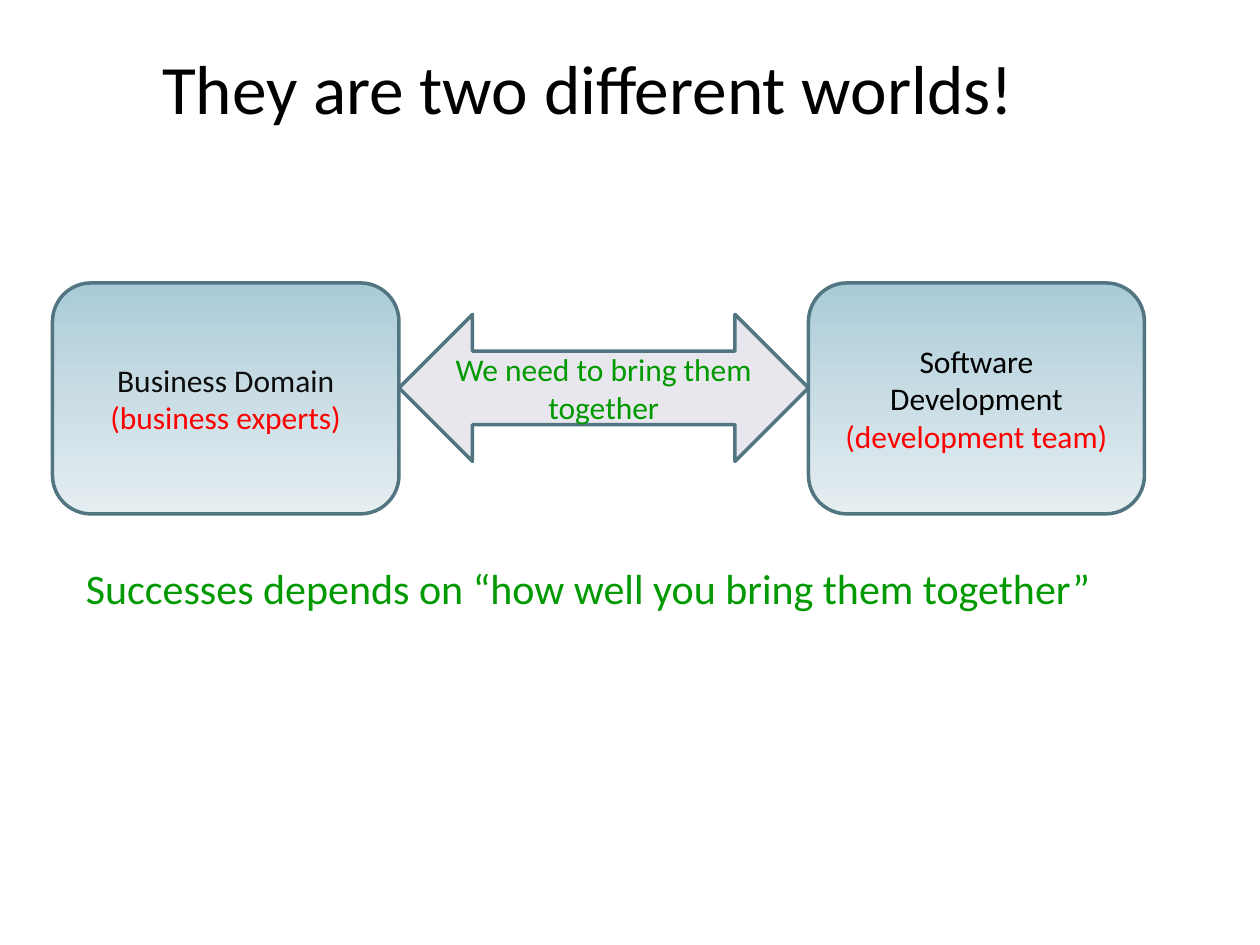
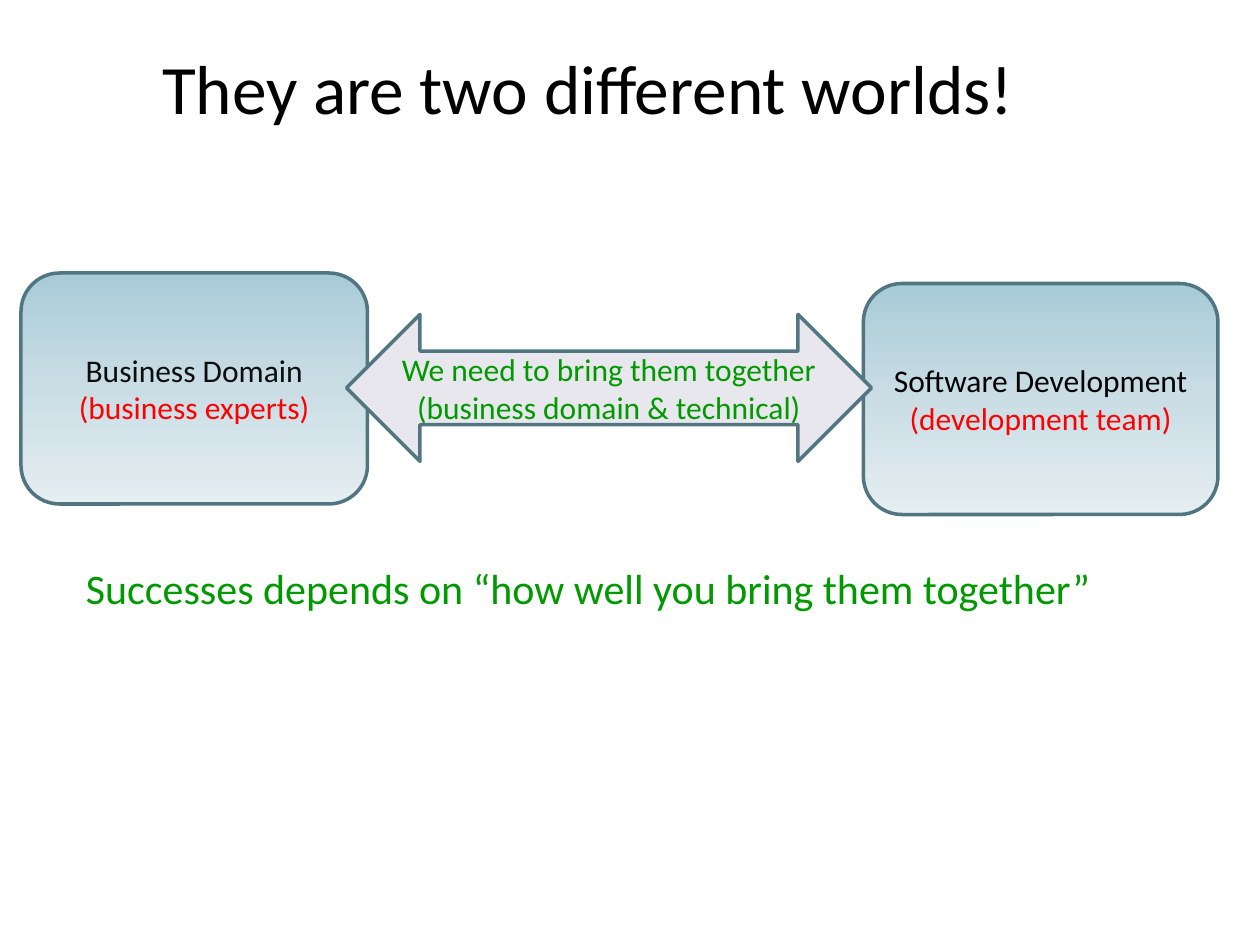
Before and after one commit to arturtv/dddpresentation, a slide deck: slide 7 of Domain-DrivenDesign.A.Trosin.pptx (slide 6 before the commit). Drawn at 1260x945 pixels with LibreOffice and Linux fonts; fonts in the diff are those of the drawing. Boxes give left, top, right and bottom in pixels: in the first picture for what was removed or moved away, otherwise in the second. Text is boxed around its words. In the diff, an @@ line names an element or a change of style, - is before the commit and + after.

```diff
--- a/Domain-DrivenDesign.A.Trosin.pptx
+++ b/Domain-DrivenDesign.A.Trosin.pptx
@@ rounded rectangle "Business Domain": place and size @@
-rounded rectangle "Business Domain" at [53,284,399,514]
+rounded rectangle "Business Domain" at [21,273,368,504]
@@ rounded rectangle "Software Development": place and size @@
-rounded rectangle "Software Development" at [809,284,1145,514]
+rounded rectangle "Software Development" at [863,284,1217,514]
@@ left right arrow "We need to bring them ...": place and size @@
-left right arrow "We need to bring them ..." at [399,315,809,462]
+left right arrow "We need to bring them ..." at [346,315,872,462]
@@ text in left right arrow at [417,396,800,426]: paragraph added @@
+(business domain & technical)
```
Also in this commit, not shown: 1 other slide changed, 3 slides added, 1 slide removed.
